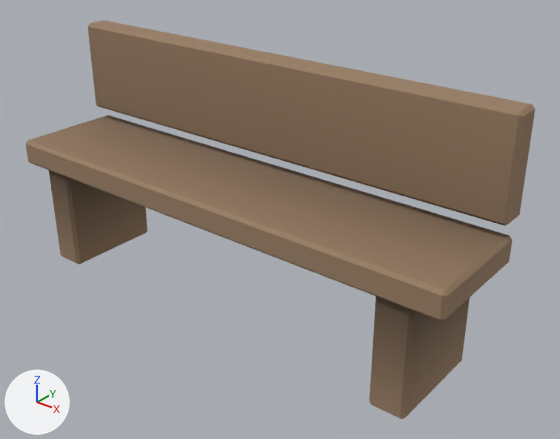
What one commit did to the glTF model assets/models/p_bench.glb.
Both versions are drawn from a 50 mm camera at (1.718, -1.892, 1.594) aimed at (0.143, 0.076, 0.373). The lights are fixed; the arrows at lower left show +X, +Y and +Z. The older version comes first.

In view in the first picture: 'bench'.
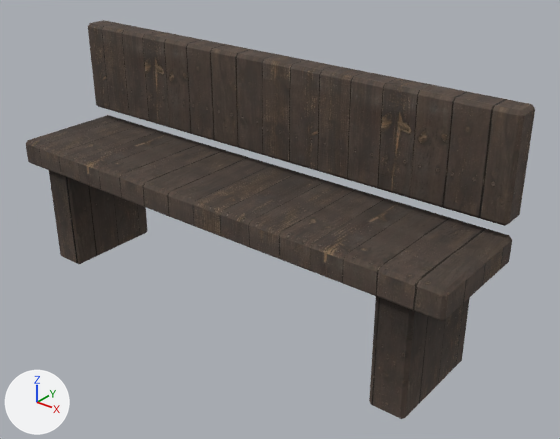
Where the change shows, as pixel boxes (x1, y1, x2, y2) in the pictures (560 x 439 px):
'bench', surface changed (darker): (26, 20, 535, 419) in both

The change, as a list of edits to the scene's bpy script:
```text
Add img_t_wood_d:
    img_t_wood_d = load_image('t_wood_d', '_unpacked/t_wood_d', 1024, 1024, 'sRGB')
Change mat_bench:
    where n2 = _N.new('ShaderNodeMix'); n2.name = 'Mix'
    remove n2.inputs[7].default_value = (0.32, 0.21, 0.13, 1.0)  # 'B', brown #997e65
    add n4 = _N.new('ShaderNodeTexImage'); n4.name = 'Image Texture'
    add n4.image = img_t_wood_d
    where n3 = _N.new('ShaderNodeVertexColor'); n3.name = 'Color Attribute'
    remove _L.new(n3.outputs[0], n2.inputs[6])  # 'Color' to 'A'
    add _L.new(n3.outputs[0], n2.inputs[7])  # 'Color' to 'B'
    add _L.new(n4.outputs[0], n2.inputs[6])  # 'Color' to 'A'
```
